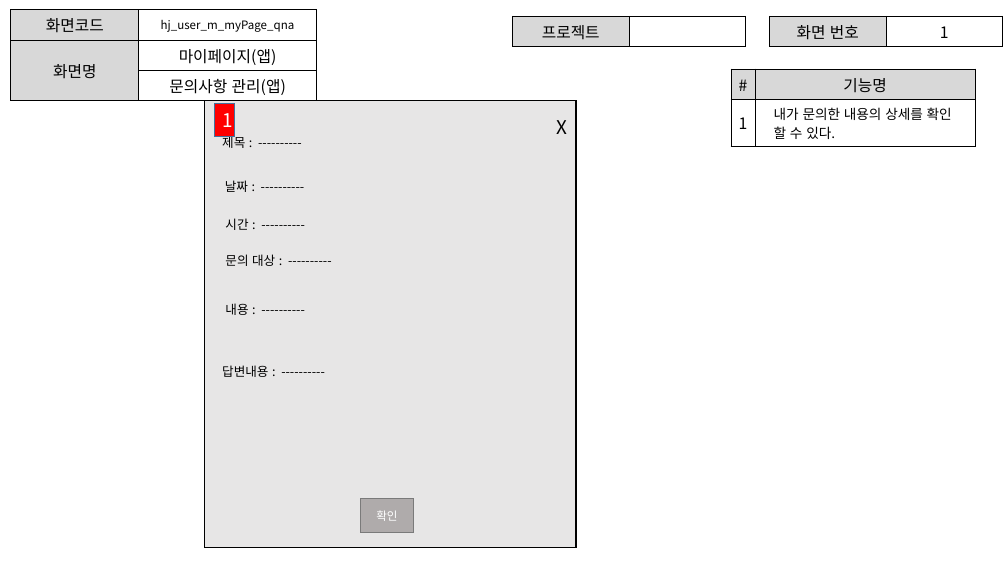
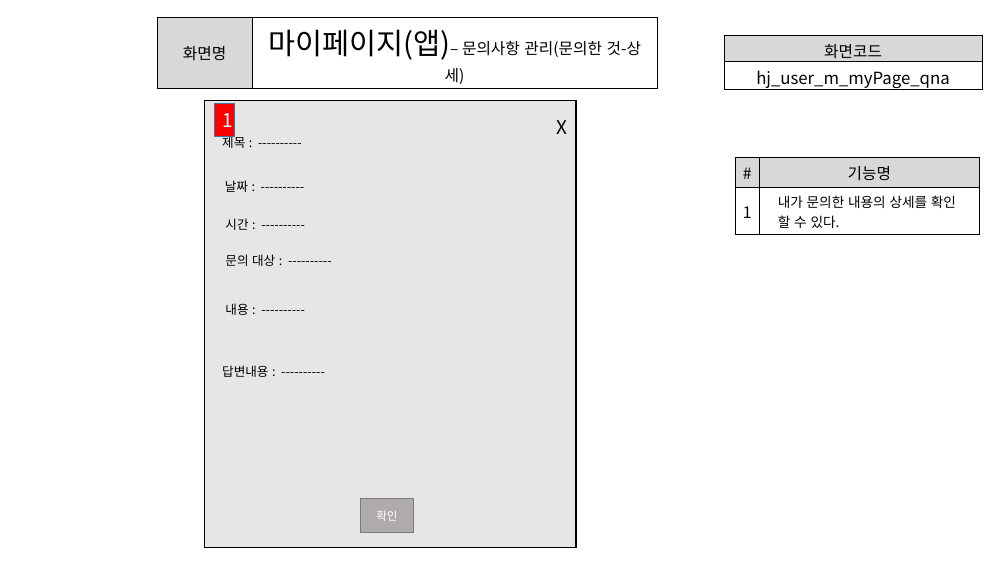
Before and after one commit to ezenteam2/e-Zone, a slide deck: slide 31 of 0 발표용 파워포인트/project05 - 파워포인트 종합 - 형준.pptx (slide 32 before the commit). Drawn at 1008x567 pixels with LibreOffice and Linux fonts; fonts in the diff are those of the drawing. Boxes give left, top, right and bottom in pixels: in the first picture for what was removed or moved away, otherwise in the second. Text is boxed around its words. In the diff, an @@ line names an element or a change of style, - is before the commit and + after.

```diff
--- a/0 발표용 파워포인트/project05 - 파워포인트 종합 - 형준.pptx
+++ b/0 발표용 파워포인트/project05 - 파워포인트 종합 - 형준.pptx
@@ table at (157, 17, 657, 88) @@
-row 1: 화면코드 | hj_user_m_myPage_qna
-row 2: 화면명 | 마이페이지(앱)
-row 3:  | 문의사항 관리(앱)
+row 1: 화면명 | 마이페이지(앱)– 문의사항 관리(문의한 것-상세)
@@ table: place and size @@
-table at (11, 10, 316, 99)
+table at (157, 17, 657, 88)
@@ table removed at (513, 17, 746, 43), 1 rows, 2 columns @@
-프로젝트 | 
@@ table removed at (770, 17, 1003, 44), 1 rows, 2 columns @@
-화면 번호 | 1
@@ table added at (724, 35, 982, 93), 2 rows, 1 columns @@
+화면코드
+hj_user_m_myPage_qna
@@ table: place and size @@
-table at (731, 70, 975, 143)
+table at (736, 157, 980, 232)
```
Also in this commit, not shown: 30 other slides changed, 1 slide removed.
